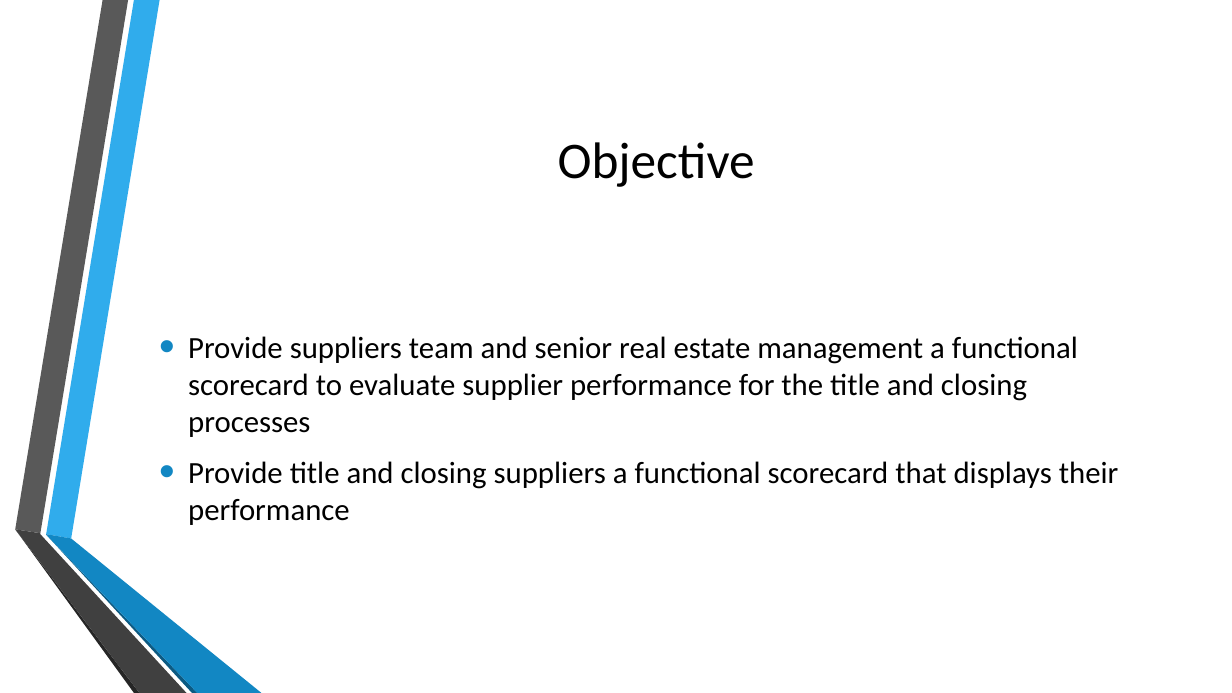
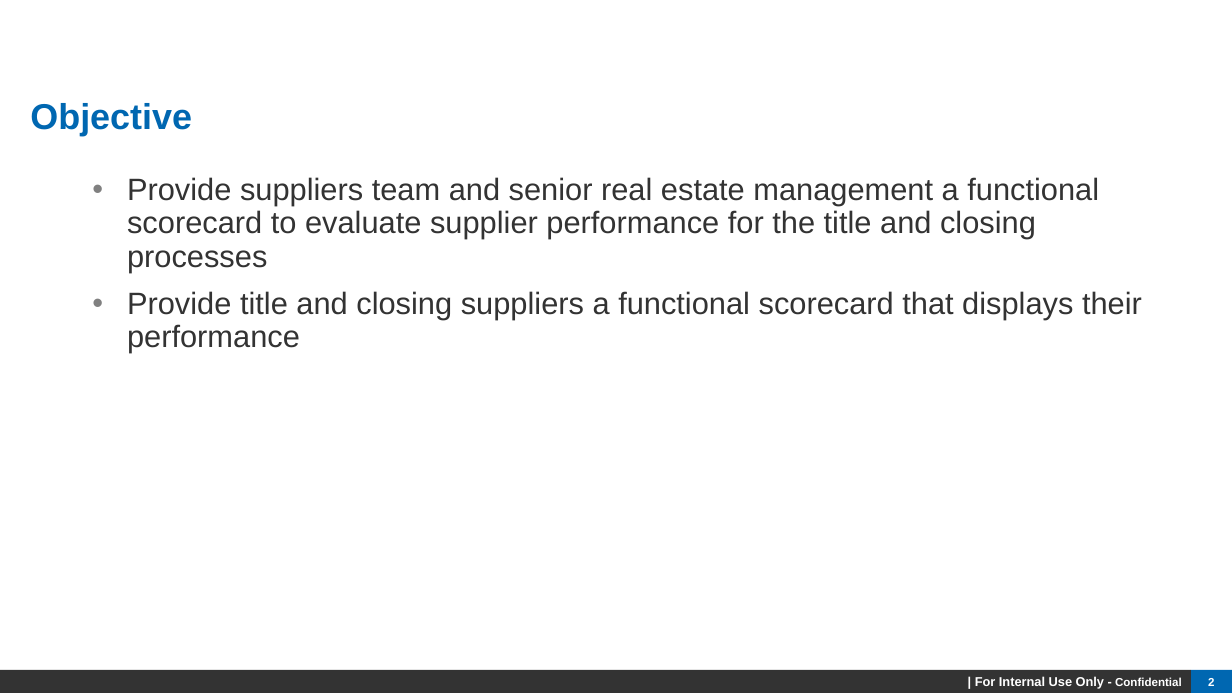
Before and after one commit to maxchen1220/Project, a slide deck: slide 2 of Supplier Scorecard Project Review.pptx. Drawn at 1232x693 pixels with LibreOffice and Linux fonts; fonts in the diff are those of the drawing; background and template pictures are left out. Boxes give left, top, right and bottom in pixels: in the first picture for what was removed or moved away, otherwise in the second. Text is boxed around its words. In the diff, an @@ line names an element or a change of style, - is before the commit and + after.

```diff
--- a/Supplier Scorecard Project Review.pptx
+++ b/Supplier Scorecard Project Review.pptx
@@ title "Objective" moved from (x1=558, y1=142, x2=755, y2=187) to (x1=30, y1=103, x2=192, y2=136) @@
@@ title "Objective" at (x1=30, y1=103, x2=192, y2=136): size 40 to 28 pt, font Calibri to Arial, text colour #000000 to #0067B1, bold on; alignment centre to left; line spacing 1 to 0.95 @@
@@ text "Provide suppliers team and senior ..." moved from (x1=188, y1=336, x2=1119, y2=525) to (x1=127, y1=177, x2=1142, y2=353) @@
@@ text "Provide suppliers team and senior ..." at (x1=127, y1=177, x2=1142, y2=353): font Calibri to Arial, text colour #000000 to #333333; indent changed; line spacing 1 to 0.9; bullet colour #1287C3 to #808080; vertical alignment middle to top @@
@@ group removed at (x1=15, y1=0, x2=262, y2=693): 6 freeform shapes @@
@@ rectangle added at (x1=0, y1=670, x2=1191, y2=693), fill #333333, 10 pt, text #FFFFFF, bold @@
+| For Internal Use Only - Confidential
@@ page number added at (x1=1191, y1=670, x2=1232, y2=693), fill #0067B1, 9 pt, text #FFFFFF, bold @@
+2
```
Also in this commit, not shown: 12 other slides changed, 6 slides added, 1 slide removed.
